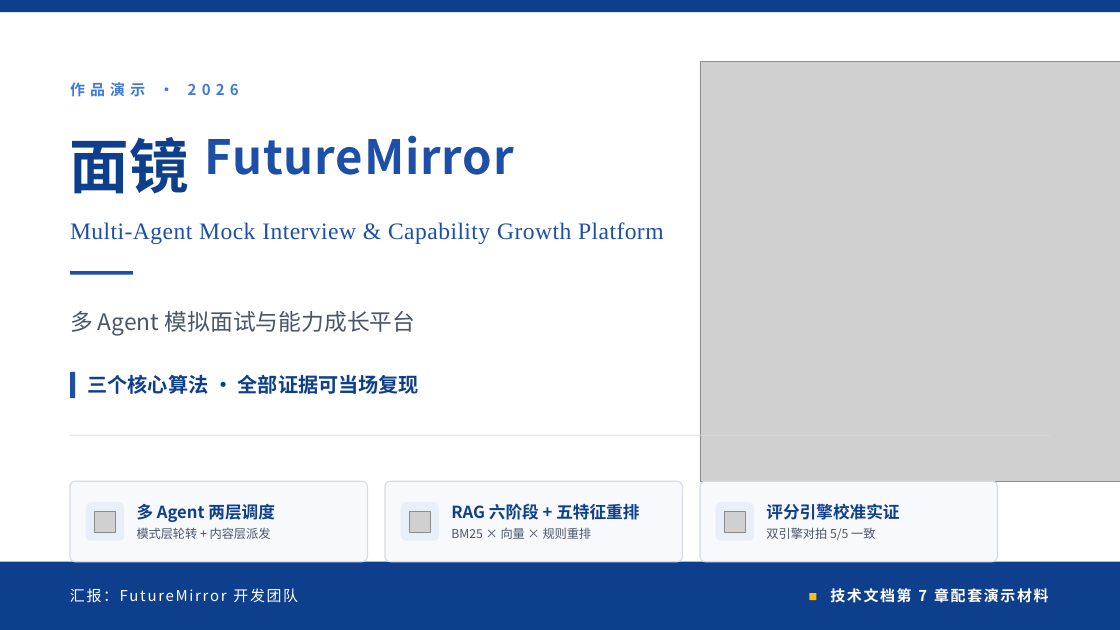
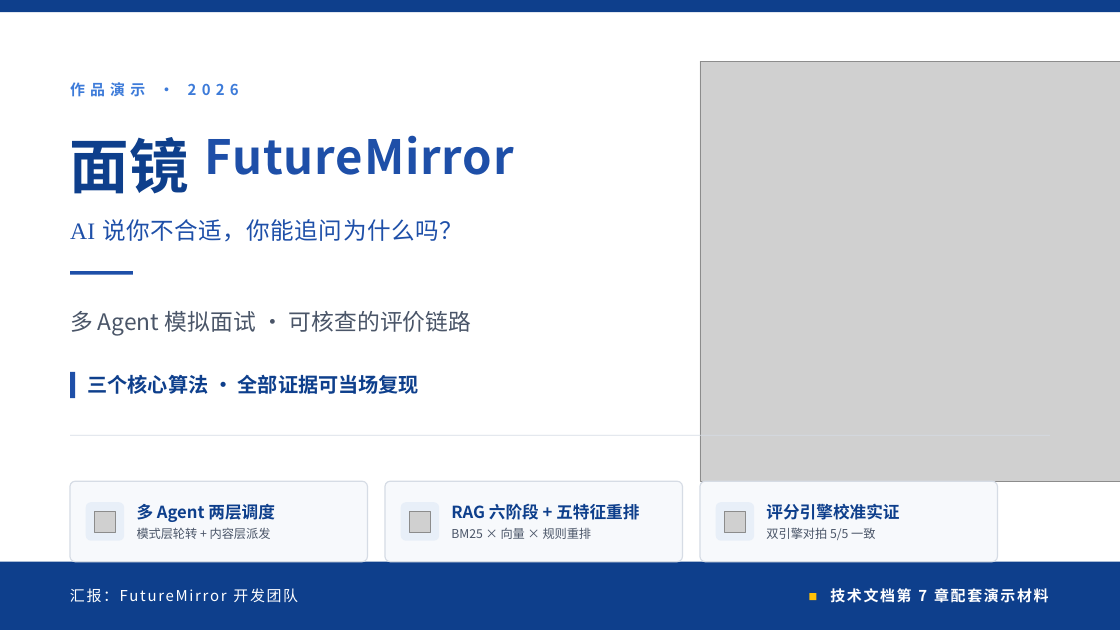
Before and after one commit to Penguin-Zhou/FutureMirror, a slide deck: slide 1 of docs/FutureMirror.Deck.pptx. Drawn at 1120x630 pixels with LibreOffice and Linux fonts; fonts in the diff are those of the drawing; grey boxes stand for pictures. Boxes give left, top, right and bottom in pixels: in the first picture for what was removed or moved away, otherwise in the second. Text is boxed around its words. In the diff, an @@ line names an element or a change of style, - is before the commit and + after.

Commit message:
v70 · 定位换成「可核查的评价链路」：边界写进开头，新增 Vue 3 评分方法页与 71 项双引擎对拍

```diff
--- a/docs/FutureMirror.Deck.pptx
+++ b/docs/FutureMirror.Deck.pptx
@@ text at (70,219,463,242): text changed @@
-Multi-Agent Mock Interview & Capability Growth Platform
+AI 说你不合适，你能追问为什么吗？
@@ text at (70,311,471,336): text changed @@
-多 Agent 模拟面试与能力成长平台
+多 Agent 模拟面试 · 可核查的评价链路
```
Also in this commit, not shown: 17 other files.
